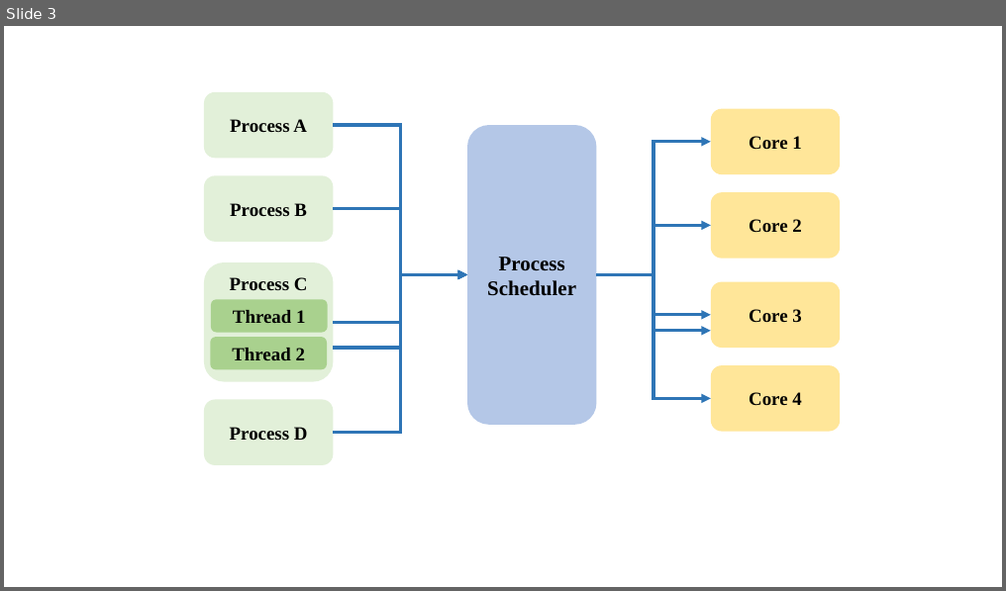
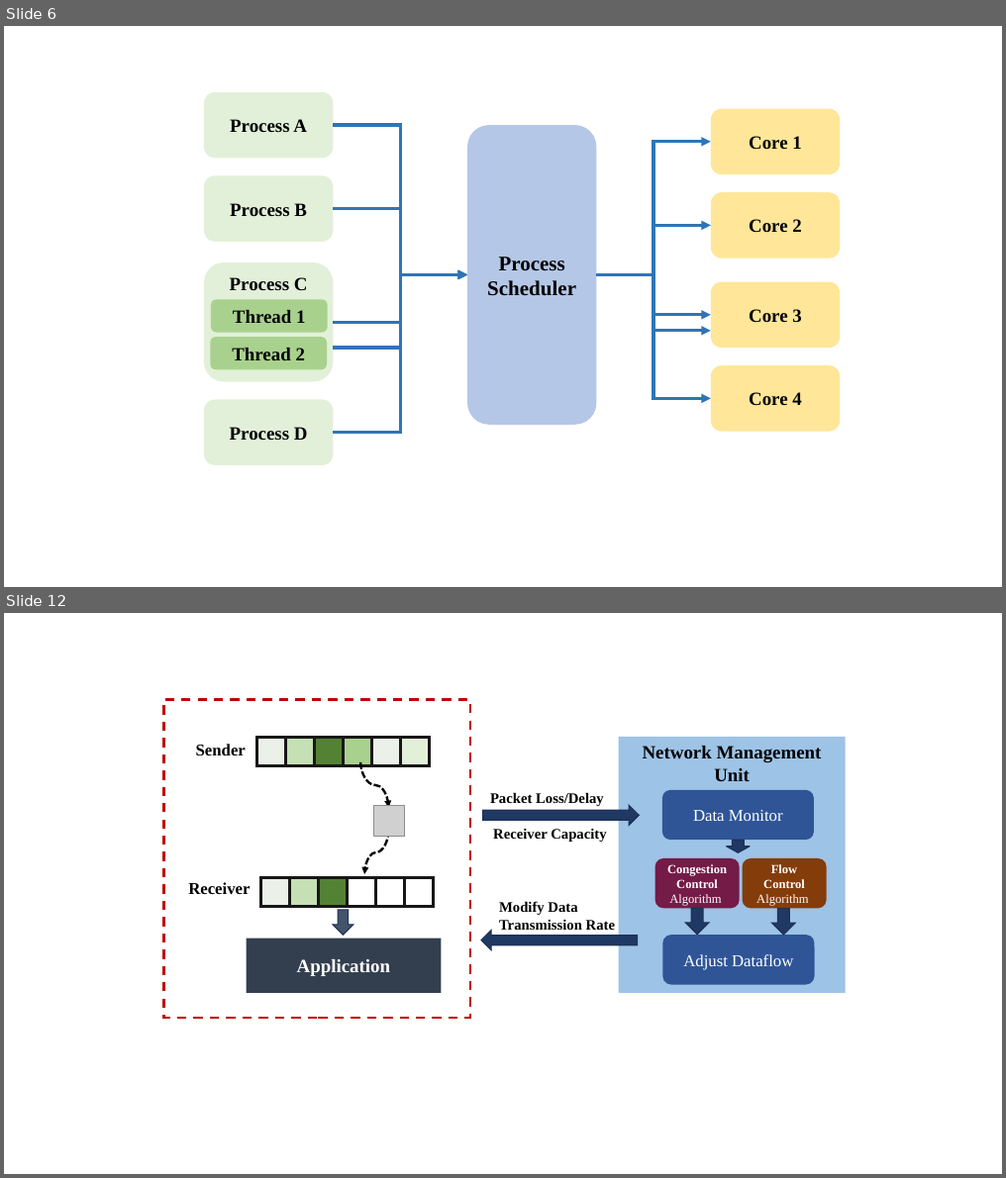
Before and after one commit to LiuYingying0104/AIOS, a slide deck: ML Apply in OS/Graphs/figures.pptx. Shown one above the other, each under a label of ours: slide 3 before the commit, slides 6 and 12 after it; the slides between them are not shown. The pictures are 1006x591 and 1006x1178 pixels, drawn with LibreOffice and Linux fonts; fonts in the diff are those of the drawing; grey boxes stand for pictures. Boxes give left, top, right and bottom in pixels: in the first picture for what was removed or moved away, otherwise in the second. Text is boxed around its words. In the diff, an @@ line names an element or a change of style, - is before the commit and + after.

```diff
--- a/ML Apply in OS/Graphs/figures.pptx
+++ b/ML Apply in OS/Graphs/figures.pptx
@@ slide 12 added at box(4, 613, 1002, 1174), background #FFFFFF @@
@@ rectangle added at box(164, 700, 470, 1018), outline #C00000 2.25 pt dashed @@
@@ text added at box(196, 744, 246, 756), 16 pt, text #000000, bold @@
+Sender
@@ table added at box(257, 738, 428, 761), 1 rows, 6 columns @@
+ |  |  |  |  | 
@@ rectangle added at box(619, 737, 846, 993), fill #9DC3E6, 18 pt, text #000000, bold @@
+Network Management Unit
@@ curved arrow added from (360, 762) to (389, 808), #000000 2.25 pt dashed @@
@@ rounded rectangle added at box(662, 789, 814, 840), fill #2F5597, 16 pt, text #FFFFFF @@
+Data Monitor
@@ picture added at box(373, 805, 404, 836) @@
@@ right arrow added at box(483, 805, 640, 826), fill #203864, outline #1E3256 1 pt @@
@@ text added at box(490, 792, 604, 806), 14 pt, text #000000, bold @@
+Packet Loss/Delay
@@ curved arrow added from (389, 830) to (364, 874), #000000 2.25 pt dashed @@
@@ text added at box(493, 829, 606, 842), 14 pt, text #000000, bold @@
+Receiver Capacity
@@ down arrow added at box(727, 840, 750, 853), fill #203864, outline #1E3256 1 pt @@
@@ table added at box(260, 878, 432, 903), 1 rows, 6 columns @@
+ |  |  |  |  | 
@@ rounded rectangle added at box(655, 859, 740, 909), fill #741B47, 12 pt, text #FFFFFF, bold @@
+Congestion Control Algorithm
@@ rounded rectangle added at box(743, 859, 827, 909), fill #843C0B, 12 pt, text #FFFFFF, bold @@
+Flow Control Algorithm
@@ text added at box(188, 882, 250, 895), 16 pt, text #000000, bold @@
+Receiver
@@ text added at box(499, 901, 615, 930), 14 pt, text #000000, bold @@
+Modify Data Transmission Rate
@@ down arrow added at box(685, 909, 709, 935), fill #203864, outline #1E3256 1 pt @@
@@ down arrow added at box(772, 909, 796, 935), fill #203864, outline #1E3256 1 pt @@
@@ rectangle added at box(247, 939, 442, 993), fill #333F50, 18 pt, text #FFFFFF, bold @@
+Application
@@ down arrow added at box(333, 910, 352, 935), fill #44546A, outline #1E3256 1 pt @@
@@ right arrow added at box(481, 931, 638, 951), fill #203864, outline #1E3256 1 pt @@
@@ rounded rectangle added at box(662, 935, 815, 985), fill #2F5597, 16 pt, text #FFFFFF @@
+Adjust Dataflow
@@ what was slide 3 is now slide 6 @@
```
Also in this commit, not shown: 3 slides changed, 6 other slides added, 2 slides removed, 5 other files.
